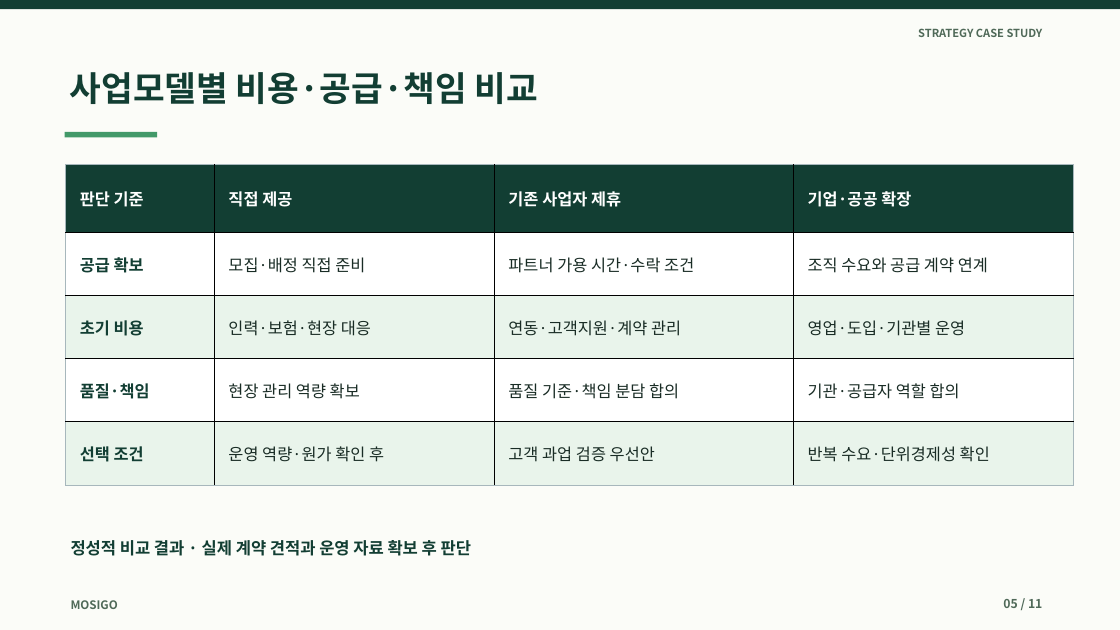
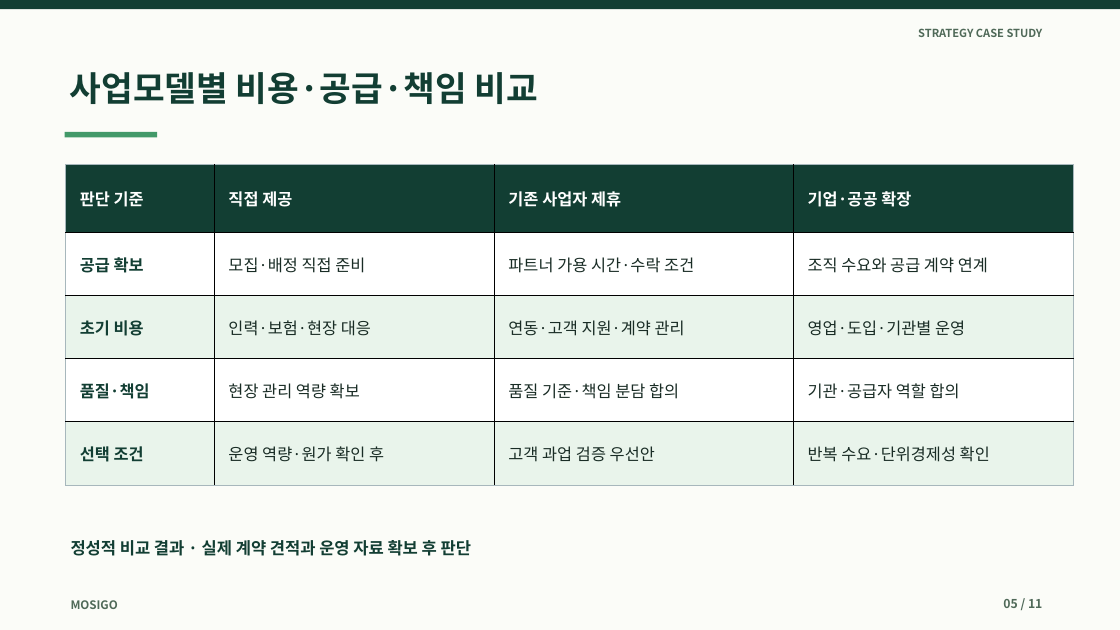
Before and after one commit to dohyunkimmm/mosigo-case-study, a slide deck: slide 5 of downloads/mosigo_report.pptx. Drawn at 1120x630 pixels with LibreOffice and Linux fonts; fonts in the diff are those of the drawing. Boxes give left, top, right and bottom in pixels: in the first picture for what was removed or moved away, otherwise in the second. Text is boxed around its words. In the diff, an @@ line names an element or a change of style, - is before the commit and + after.

```diff
--- a/downloads/mosigo_report.pptx
+++ b/downloads/mosigo_report.pptx
@@ table at bbox=[66, 165, 1073, 486] @@
-row 3, column 3: 연동·고객지원·계약 관리
+row 3, column 3: 연동·고객 지원·계약 관리
```
Also in this commit, not shown: 6 other slides changed, 15 other files.
